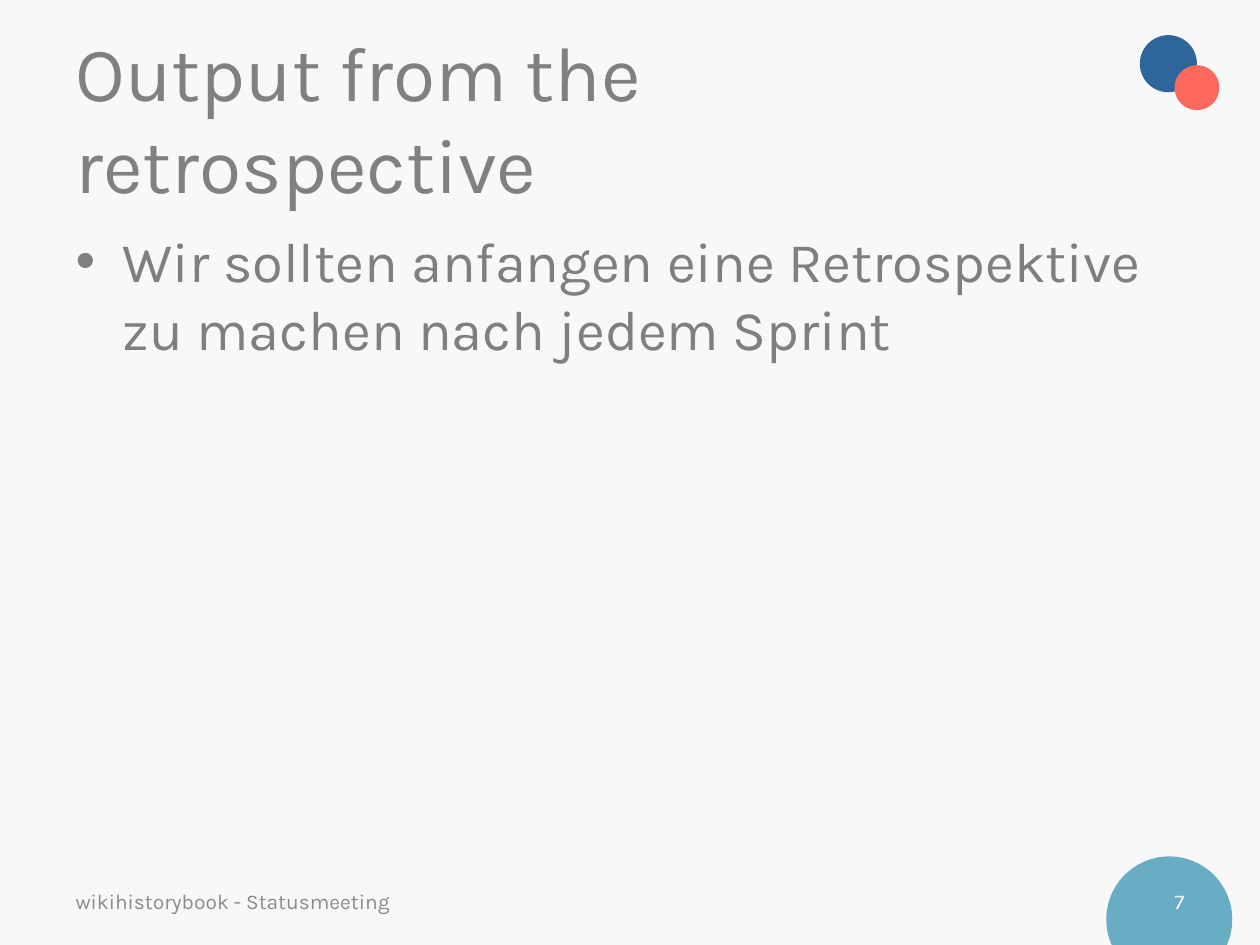
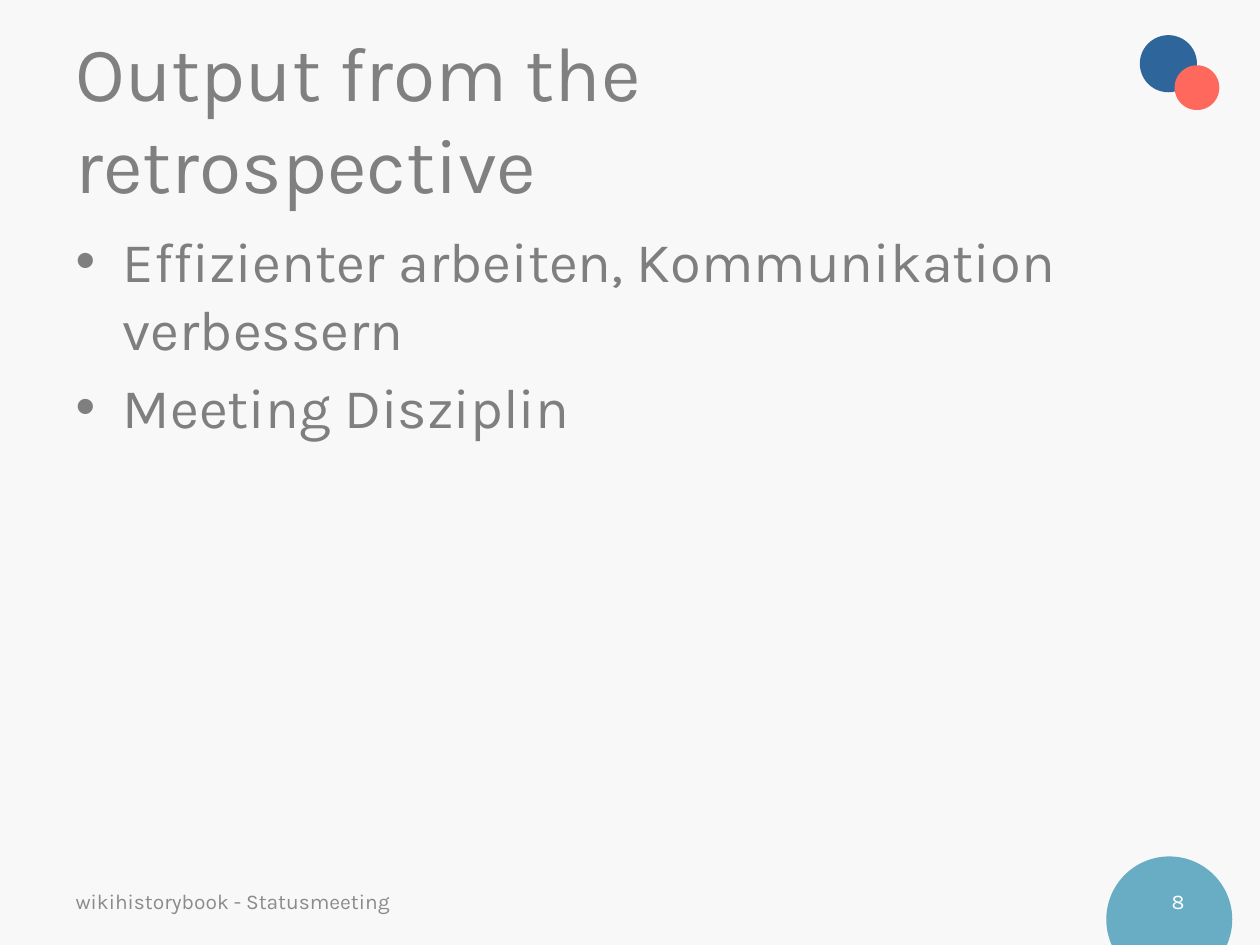
Before and after one commit to neptunehigh/wikihistorybook, a slide deck: slide 8 of administration/Sprint presentations/Presentation_Sprint_1.pptx (slide 7 before the commit). Drawn at 1260x945 pixels with LibreOffice and Linux fonts; fonts in the diff are those of the drawing; background and template pictures are left out. Boxes give left, top, right and bottom in pixels: in the first picture for what was removed or moved away, otherwise in the second. Text is boxed around its words. In the diff, an @@ line names an element or a change of style, - is before the commit and + after.

```diff
--- a/administration/Sprint presentations/Presentation_Sprint_1.pptx
+++ b/administration/Sprint presentations/Presentation_Sprint_1.pptx
@@ text at [123,243,1055,442]: text changed @@
-• Wir sollten anfangen eine Retrospektive zu machen nach jedem Sprint
+• Effizienter arbeiten, Kommunikation verbessern
+• Meeting Disziplin
@@ page number at [1172,895,1185,909]: text changed @@
-7
+8
```
Also in this commit, not shown: 7 other slides changed, 2 slides added.
